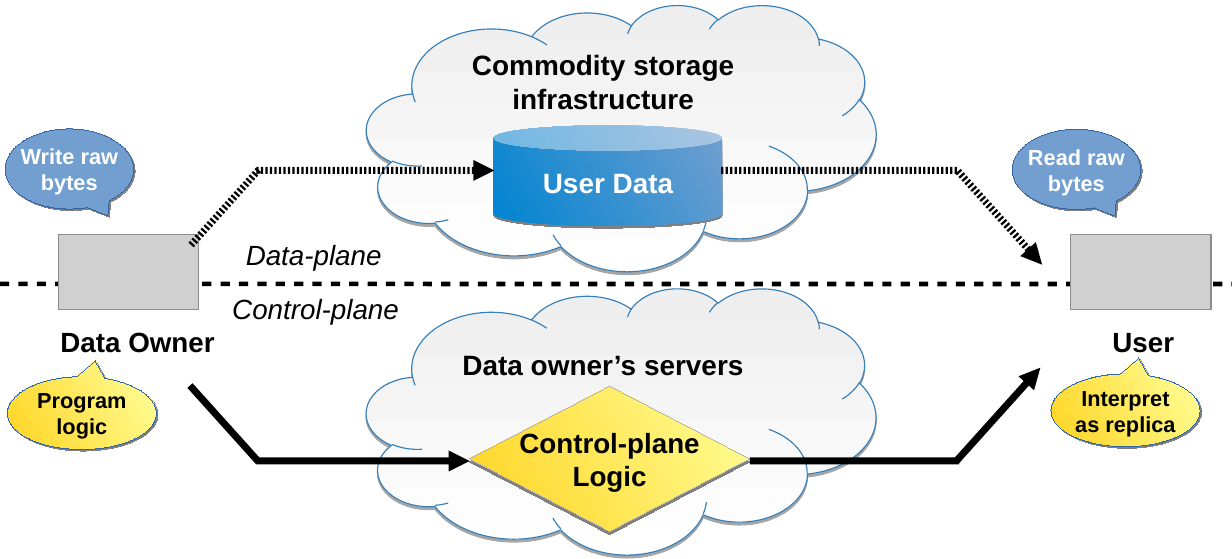
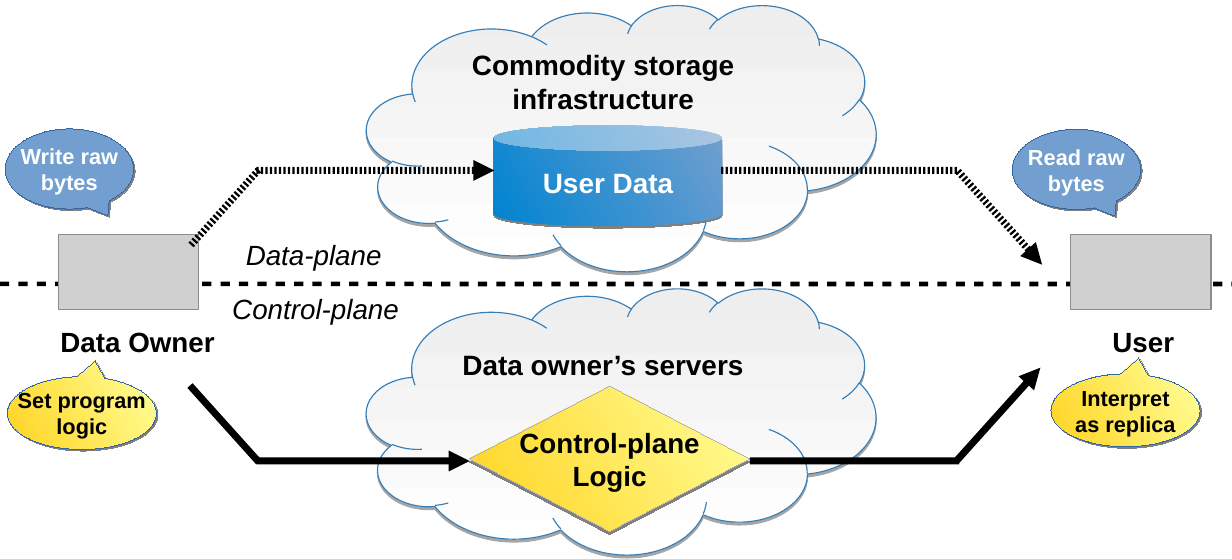
Before and after one commit to syndicate-storage/syndicate-thesis, a slide deck: slide 3 of figures/all-figures.odp. Drawn at 1232x559 pixels with LibreOffice and Linux fonts; fonts in the diff are those of the drawing; grey boxes stand for pictures. Boxes give left, top, right and bottom in pixels: in the first picture for what was removed or moved away, otherwise in the second. Text is boxed around its words. In the diff, an @@ line names an element or a change of style, - is before the commit and + after.

```diff
--- a/figures/all-figures.odp
+++ b/figures/all-figures.odp
@@ text in speech bubble at (18,391,146,413): text changed @@
-Program
+Set program
```
Also in this commit, not shown: 2 other slides changed, 2 slides added, 2 slides removed, 6 other files.
